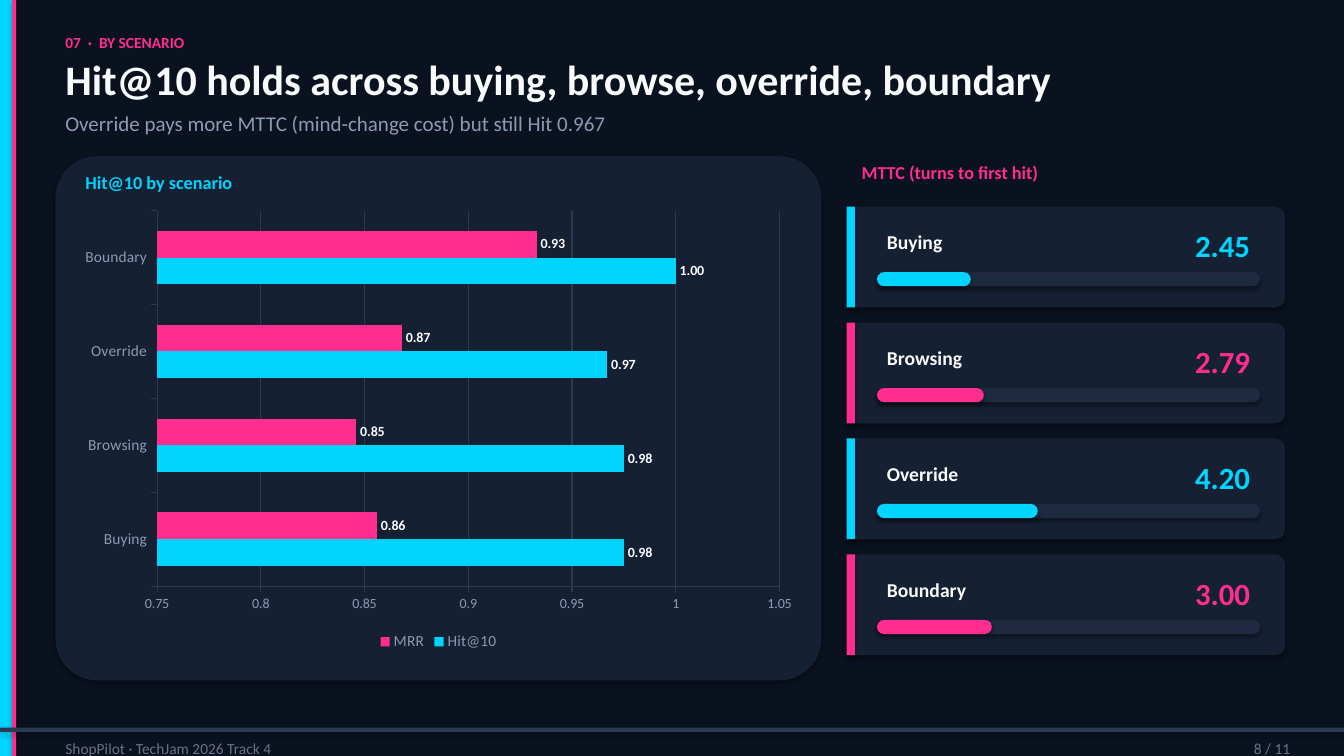
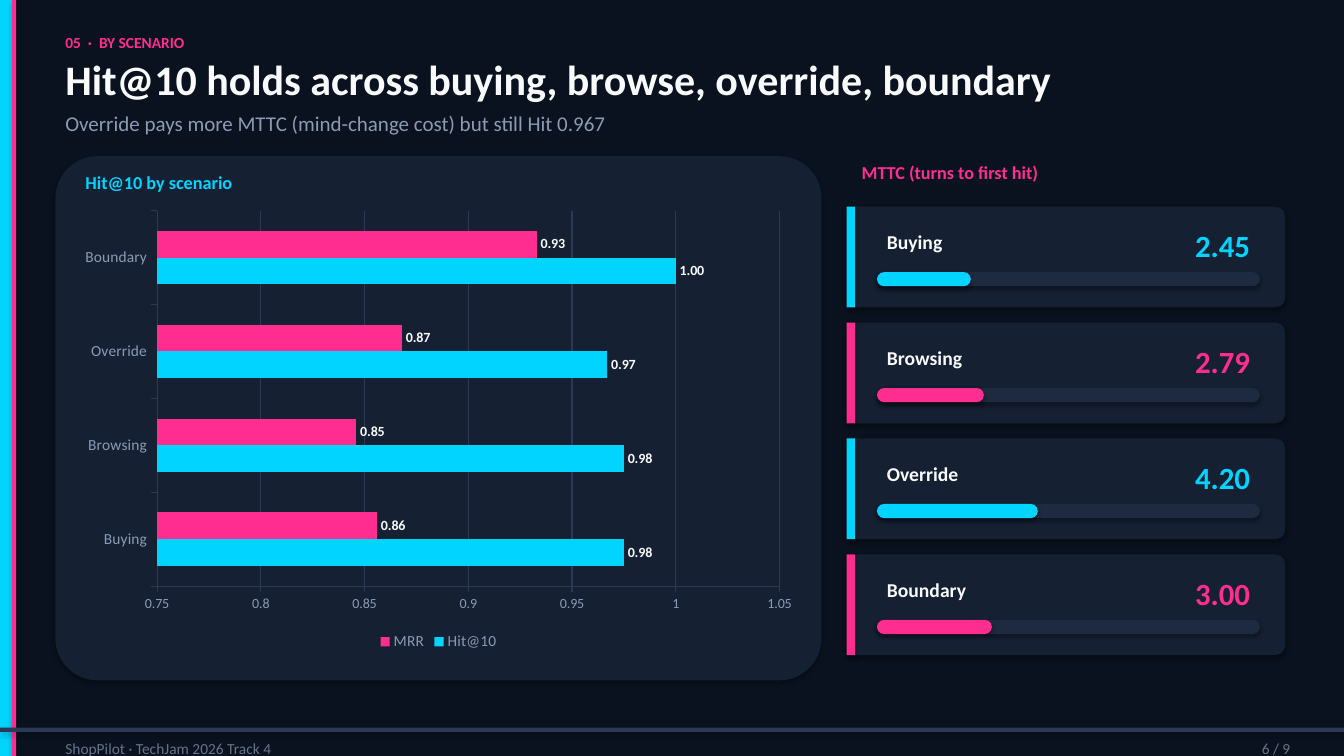
Before and after one commit to algorathem/techjam2026-shopping-copilot, a slide deck: slide 6 of docs/ShopPilot_Demo_Slides.pptx (slide 8 before the commit). Drawn at 1344x756 pixels with LibreOffice and Linux fonts; fonts in the diff are those of the drawing. Boxes give left, top, right and bottom in pixels: in the first picture for what was removed or moved away, otherwise in the second. Text is boxed around its words. In the diff, an @@ line names an element or a change of style, - is before the commit and + after.

```diff
--- a/docs/ShopPilot_Demo_Slides.pptx
+++ b/docs/ShopPilot_Demo_Slides.pptx
@@ text at (x1=65, y1=38, x2=185, y2=48): text changed @@
-07 · BY SCENARIO
+05 · BY SCENARIO
@@ text at (x1=1262, y1=744, x2=1290, y2=754): text changed @@
-8 / 11
+6 / 9
```
Also in this commit, not shown: 7 other slides changed, 1 slide added, 3 slides removed, 3 other files.
